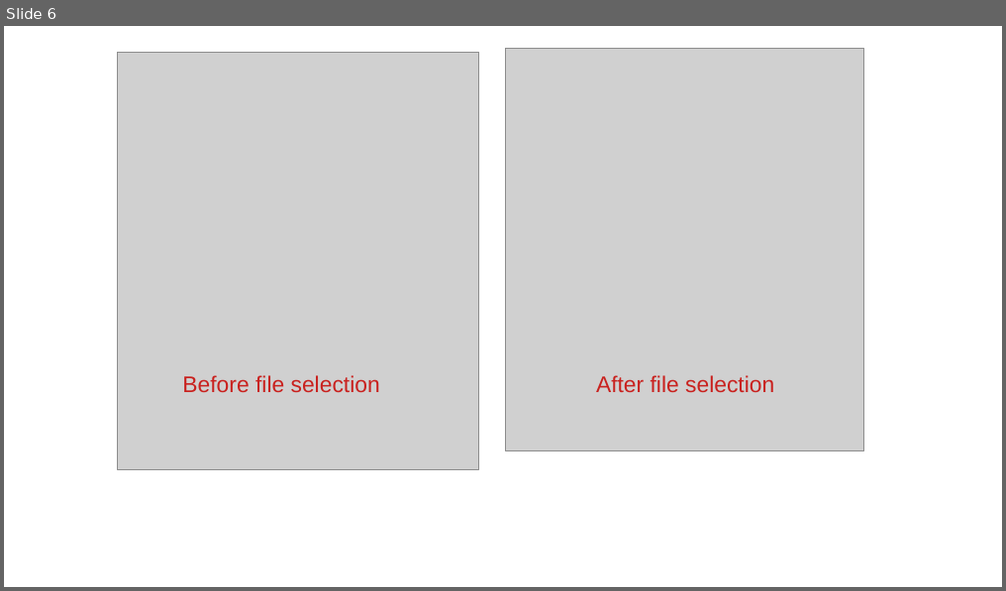
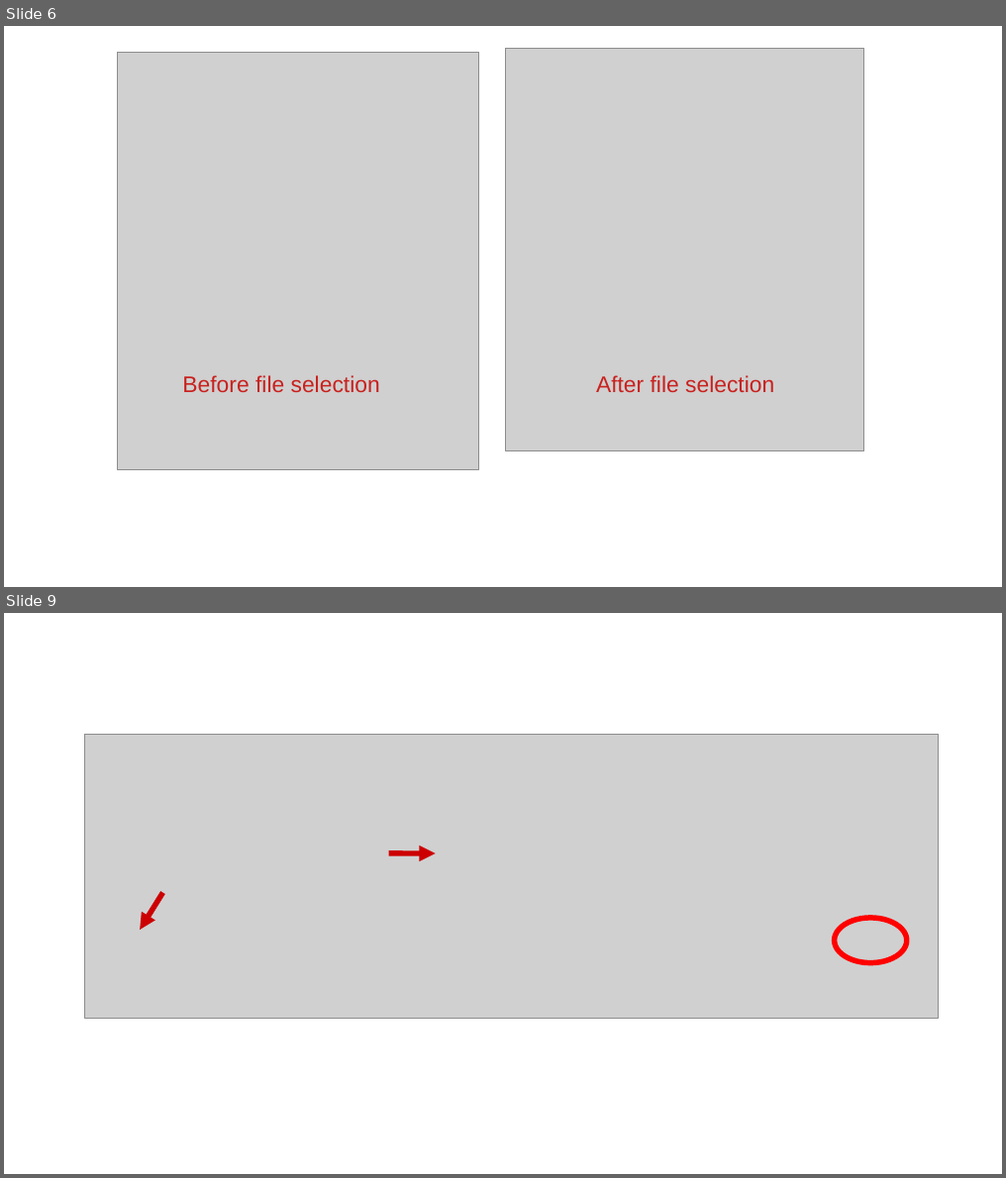
Before and after one commit to mbcladwell/ln7, a slide deck: ppt/lnwbootstrap.odp. Shown one above the other, each under a label of ours: slide 6 before the commit, slides 6 and 9 after it; the slides between them are not shown. The pictures are 1006x591 and 1006x1178 pixels, drawn with LibreOffice and Linux fonts; fonts in the diff are those of the drawing; grey boxes stand for pictures. Boxes give left, top, right and bottom in pixels: in the first picture for what was removed or moved away, otherwise in the second. Text is boxed around its words. In the diff, an @@ line names an element or a change of style, - is before the commit and + after.

```diff
--- a/ppt/lnwbootstrap.odp
+++ b/ppt/lnwbootstrap.odp
@@ slide 9 added at (x1=4, y1=613, x2=1002, y2=1174), background #FFFFFF @@
@@ picture added at (x1=84, y1=735, x2=939, y2=1018) @@
@@ arrow added from (389, 854) to (436, 854), #CC0000 4.31 pt @@
@@ arrow added from (163, 893) to (140, 930), #CC0000 4.31 pt @@
@@ ellipse added at (x1=835, y1=918, x2=907, y2=963), outline #FF0000 4.31 pt @@
```
Also in this commit, not shown: 19 other slides added, 13 other files.
